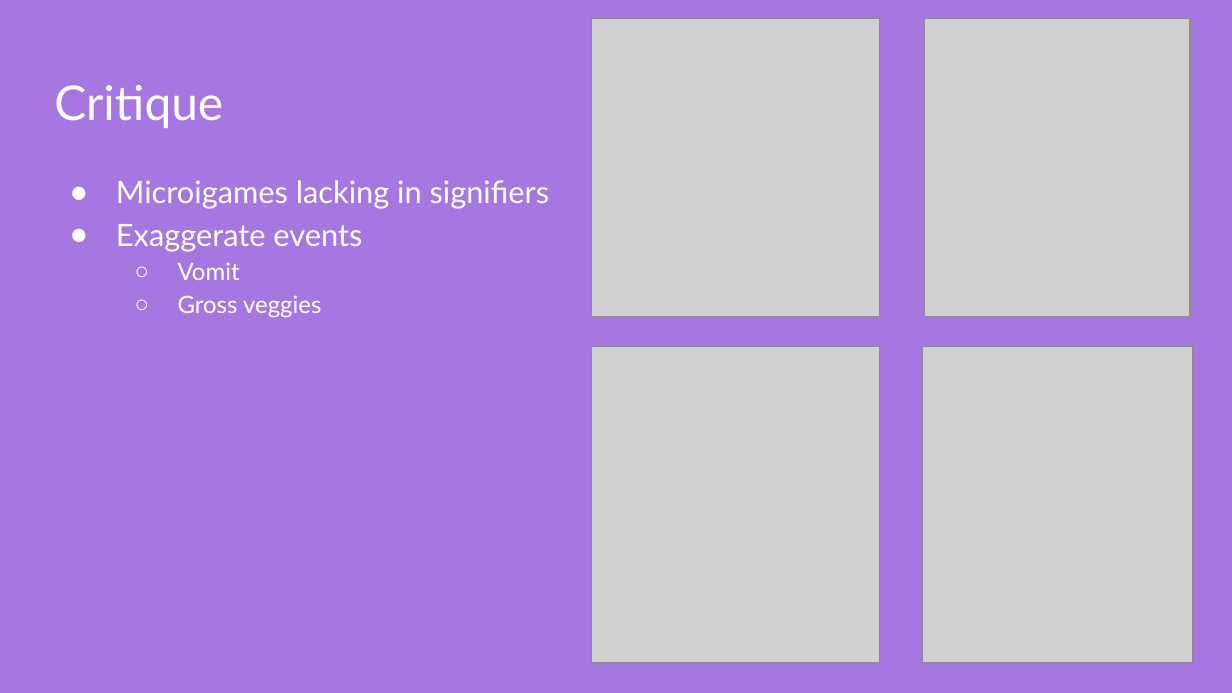
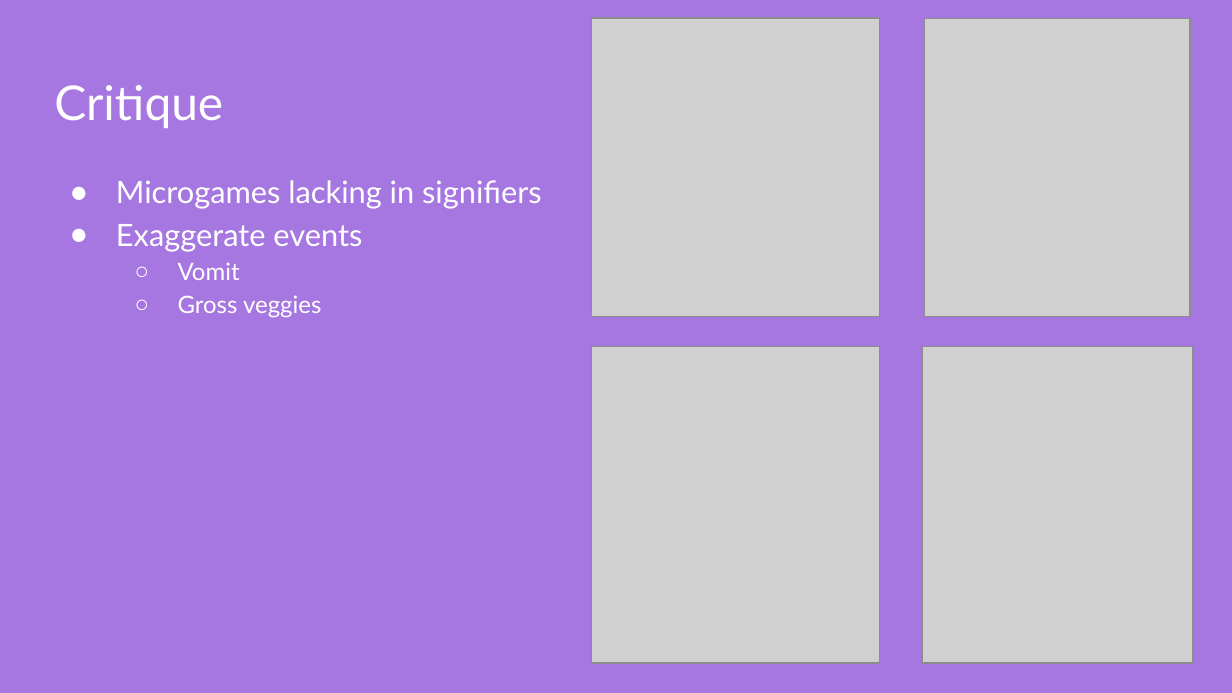
Before and after one commit to JustWungusAndJimmy/JustWungusAndJimmy.github.io, a slide deck: slide 14 of presentations/Assignment14.pptx. Drawn at 1232x693 pixels with LibreOffice and Linux fonts; fonts in the diff are those of the drawing; grey boxes stand for pictures. Boxes give left, top, right and bottom in pixels: in the first picture for what was removed or moved away, otherwise in the second. Text is boxed around its words. In the diff, an @@ line names an element or a change of style, - is before the commit and + after.

Commit message:
Fixed spelling mistake

```diff
--- a/presentations/Assignment14.pptx
+++ b/presentations/Assignment14.pptx
@@ text at [116, 180, 542, 209]: text changed @@
-● Microigames lacking in signifiers
+● Microgames lacking in signifiers
```
